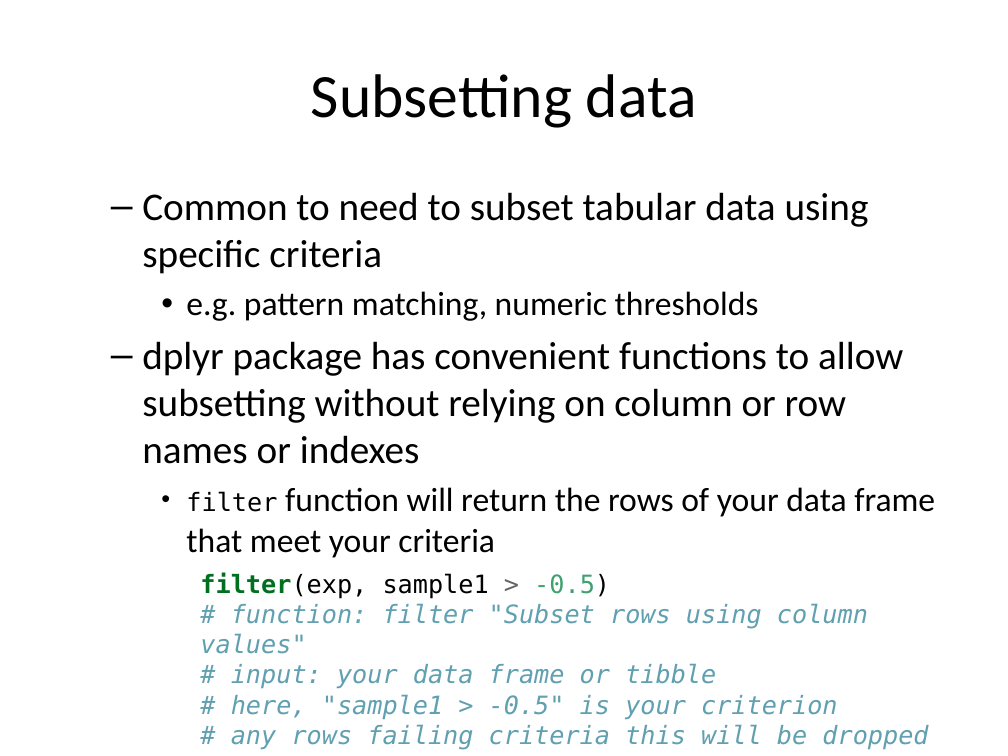
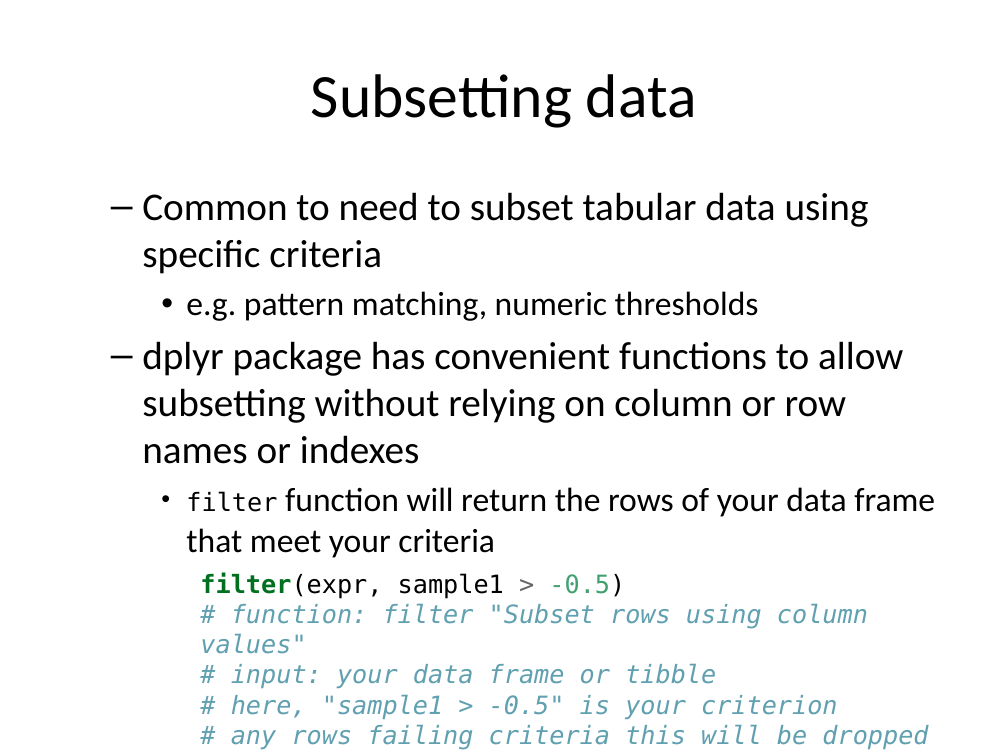
Before and after one commit to morinlab/MBB243, a slide deck: slide 28 of Lecture07.pptx. Drawn at 1008x756 pixels with LibreOffice and Linux fonts; fonts in the diff are those of the drawing. Boxes give left, top, right and bottom in pixels: in the first picture for what was removed or moved away, otherwise in the second. Text is boxed around its words. In the diff, an @@ line names an element or a change of style, - is before the commit and + after.

```diff
--- a/Lecture07.pptx
+++ b/Lecture07.pptx
@@ text at bbox=[200, 572, 928, 750]: text changed @@
-filter(exp, sample1 > -0.5)
-# function: filter "Subset rows using column values"
-# input: your data frame or tibble
-# here, "sample1 > -0.5" is your criterion
-# any rows failing criteria this will be dropped
+filter(expr, sample1 > -0.5)
+# function: filter "Subset rows using column values"
+# input: your data frame or tibble
+# here, "sample1 > -0.5" is your criterion
+# any rows failing criteria this will be dropped
```
Also in this commit, not shown: 4 other slides changed.
